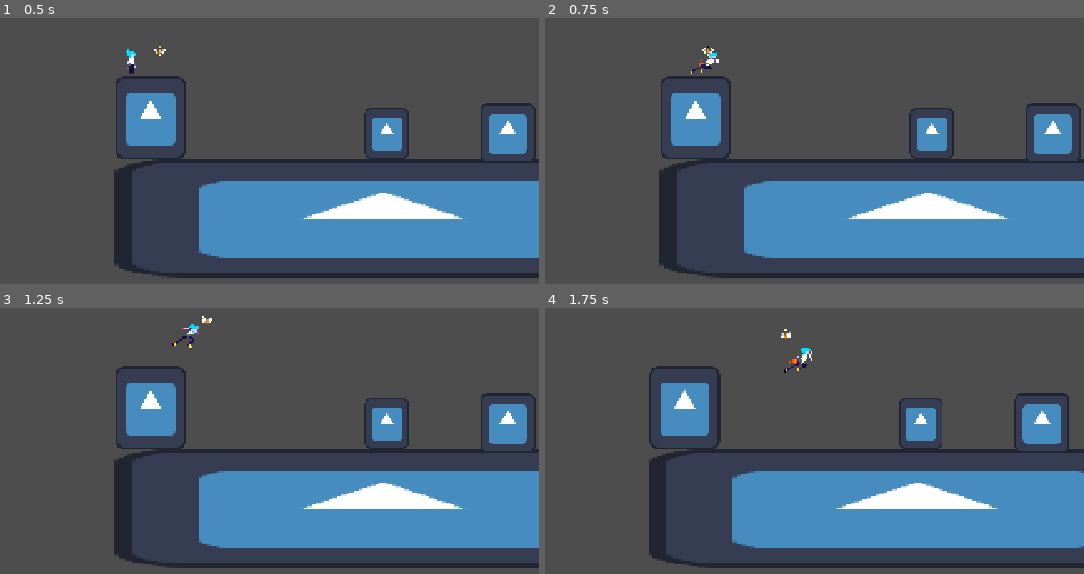
Above: before the commit, frames 1-4 (two rows, left to right).
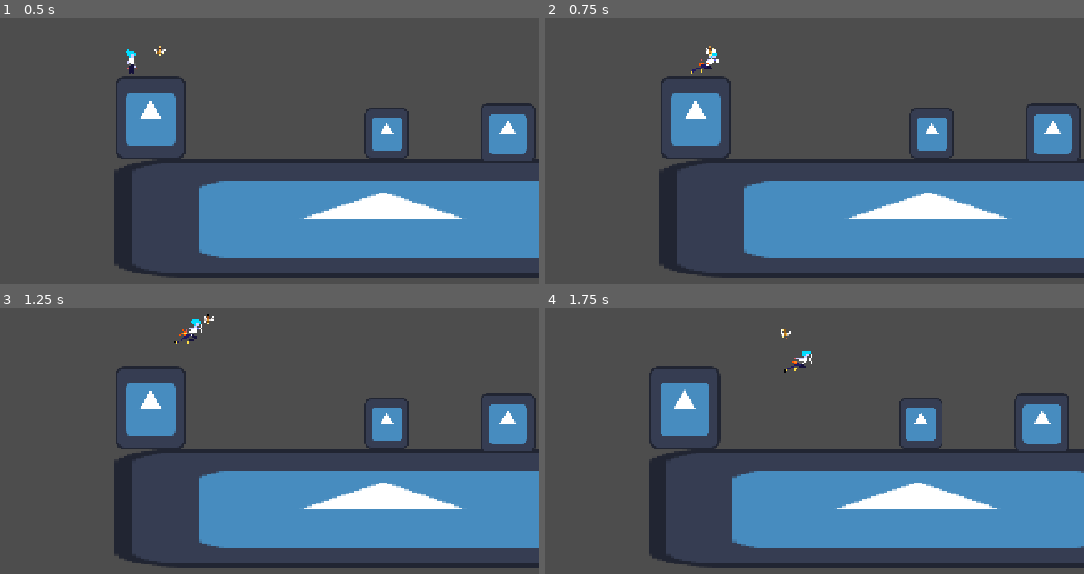
Above: after the commit, the same moments.

Repository: endermn/gameJAM
Game: Godot game, scene res://game_scene.tscn
Two runs of this game, one before a commit and one after it. Both use one fixed random seed, a clock stepped at 60 frames per second and the inputs below. The engine's default icon, where the game draws it, is replaced by a stand-in: a white triangle on a blue panel in a dark square.
Inputs:
- Up to frame 1 (0.5 s): no input
- Up to frame 2 (0.75 s): tap Enter at 0.5 s; hold D (move_right) from 0.53 s (still down); tap Shift (dash) at 0.6 s
- Up to frame 3 (1.25 s): keep holding D (move_right); tap Space (jump) at 0.77 s
- Up to frame 4 (1.75 s): keep holding D (move_right); tap Shift (dash) at 1.35 s; tap Space (jump) at 1.52 s

Frame 1 is identical in both runs. In frame 2, less than 0.1% of the frame differs, in the area x 29-32%, y 10-15%; in frame 3, 0.3%, in the area x 31-40%, y 2-16%; in frame 4, 0.2%.

Commit message:
fix movement

Diff:
--- a/game_scene.tscn
+++ b/game_scene.tscn
@@ -11,6 +11,7 @@
 [ext_resource type="Script" uid="uid://yxxnihujoria" path="res://chicken.gd" id="5_kdryc"]
 [ext_resource type="Texture2D" uid="uid://dissnycm5po1r" path="res://assets/chicken.png" id="5_mj2jn"]
 [ext_resource type="Script" uid="uid://bonuji8n8214y" path="res://hurtbox.gd" id="7_miq82"]
+[ext_resource type="AudioStream" uid="uid://c2xfwytuepj0r" path="res://Inside Night Storm.wav" id="12_ueiaa"]
 
 [sub_resource type="RectangleShape2D" id="RectangleShape2D_penkd"]
 size = Vector2(13, 31.999992)
@@ -274,7 +275,6 @@
 
 [node name="Player" type="CharacterBody2D" parent="." unique_id=1897136791]
 position = Vector2(-213.5, -114)
-collision_layer = 2
 script = ExtResource("1_po0ka")
 CharacterMovement = ExtResource("2_mixcd")
 
@@ -317,7 +317,7 @@
 
 [node name="Chicken" type="CharacterBody2D" parent="." unique_id=590878564 node_paths=PackedStringArray("player")]
 position = Vector2(-188, -131)
-collision_layer = 0
+collision_layer = 16
 motion_mode = 1
 script = ExtResource("5_kdryc")
 player = NodePath("../Player")
@@ -367,3 +367,10 @@
 position = Vector2(350.76926, -0.6277437)
 scale = Vector2(1.25, 1.17811)
 sprite_frames = SubResource("SpriteFrames_soinu")
+
+[node name="BGM" type="AudioStreamPlayer2D" parent="." unique_id=791946385]
+stream = ExtResource("12_ueiaa")
+autoplay = true
+
+[node name="SoundPlayer" type="AudioStreamPlayer2D" parent="." unique_id=967540283]
+unique_name_in_owner = true
--- a/movement.gd
+++ b/movement.gd
@@ -7,9 +7,9 @@
 @export var max_health = 100
 var current_health = max_health
 @onready var animated_sprite: AnimatedSprite2D = $AnimatedSprite2D
+@onready var sound_player: AudioStreamPlayer2D = %SoundPlayer
 
 func _physics_process(delta: float) -> void:
-
 	var input_dir := Vector2(Input.get_axis("move_left", "move_right"), Input.get_axis("move_up", "move_down"))
 	CharacterVelocity.x += input_dir.x * CharacterMovement.Acceleration * delta
 	if abs(CharacterVelocity.x) >= max_velocity:
@@ -18,7 +18,10 @@
 	if input_dir.x != 0:
 		facing = sign(input_dir.x)
 		if CanDash():
-			animated_sprite.play("sprint")
+			if !sound_player.is_playing():
+				sound_player.stream = preload("res://Roller Skating Sound Effect ⛸🔉 HQ.mp3")
+				sound_player.play()
+				animated_sprite.play("sprint")
 		if facing > 0:
 			animated_sprite.flip_h = false
 		else:
@@ -28,6 +31,7 @@
 			animated_sprite.play("braking")
 			CharacterVelocity.x -= breaking_force * sign(CharacterVelocity.x)
 		else:
+			sound_player.stop()
 			animated_sprite.play("default")
 
 
--- a/project.godot
+++ b/project.godot
@@ -68,8 +68,11 @@
 
 [layer_names]
 
+2d_physics/layer_1="Player"
+2d_physics/layer_2="World"
 2d_physics/layer_3="Hurtbox"
 2d_physics/layer_4="Hitbox"
+2d_physics/layer_5="Chicken"
 
 [physics]
 
Not shown, added: Inside Night Storm.wav.import
Not shown, added: Roller Skating Sound Effect ⛸🔉 HQ.mp3.import
Not shown, added: assets/Free Fantasy SFX Pack By TomMusic/WAV Files/BGS Loops/Beach/Beach Rain.wav.import
Not shown, added: assets/Free Fantasy SFX Pack By TomMusic/WAV Files/BGS Loops/Beach/Beach Storm.wav.import
Not shown, added: assets/Free Fantasy SFX Pack By TomMusic/WAV Files/BGS Loops/Beach/Beach.wav.import
Not shown, added: assets/Free Fantasy SFX Pack By TomMusic/WAV Files/BGS Loops/Cave/Cave Rain.wav.import
Not shown, added: assets/Free Fantasy SFX Pack By TomMusic/WAV Files/BGS Loops/Cave/Cave Storm.wav.import
Not shown, added: assets/Free Fantasy SFX Pack By TomMusic/WAV Files/BGS Loops/Cave/Cave.wav.import
Not shown, added: assets/Free Fantasy SFX Pack By TomMusic/WAV Files/BGS Loops/Forest Day/Forest Day Rain.wav.import
Not shown, added: assets/Free Fantasy SFX Pack By TomMusic/WAV Files/BGS Loops/Forest Day/Forest Day Storm.wav.import
Not shown, added: assets/Free Fantasy SFX Pack By TomMusic/WAV Files/BGS Loops/Forest Day/Forest Day.wav.import
Not shown, added: assets/Free Fantasy SFX Pack By TomMusic/WAV Files/BGS Loops/Forest Night/Forest Night Rain.wav.import
(and 396 more such lines)
